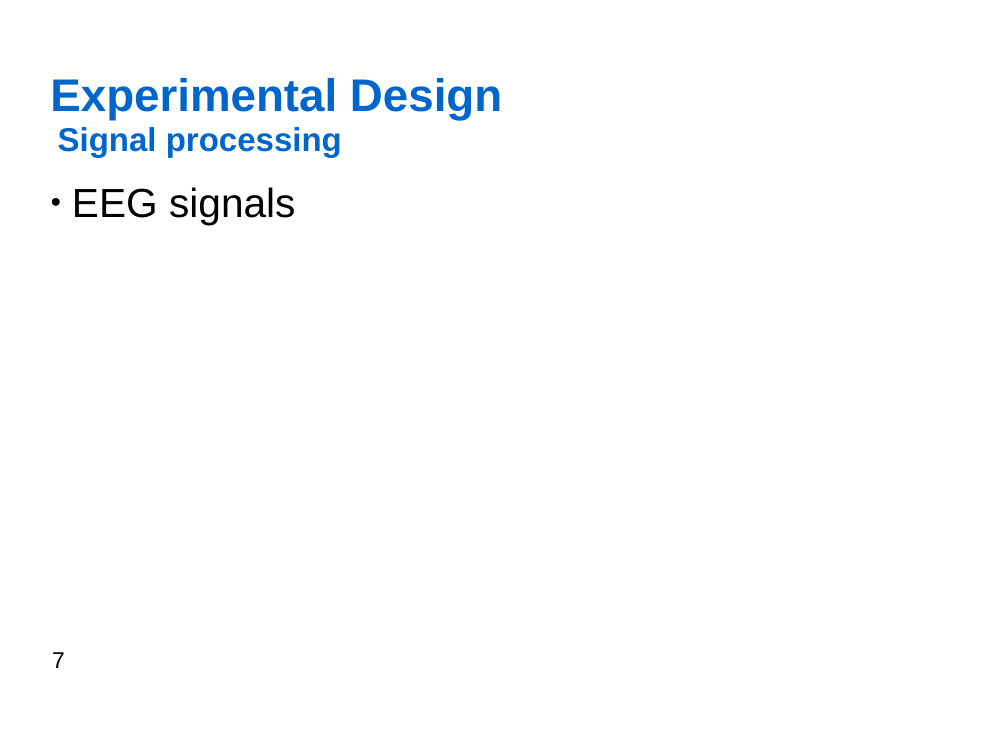
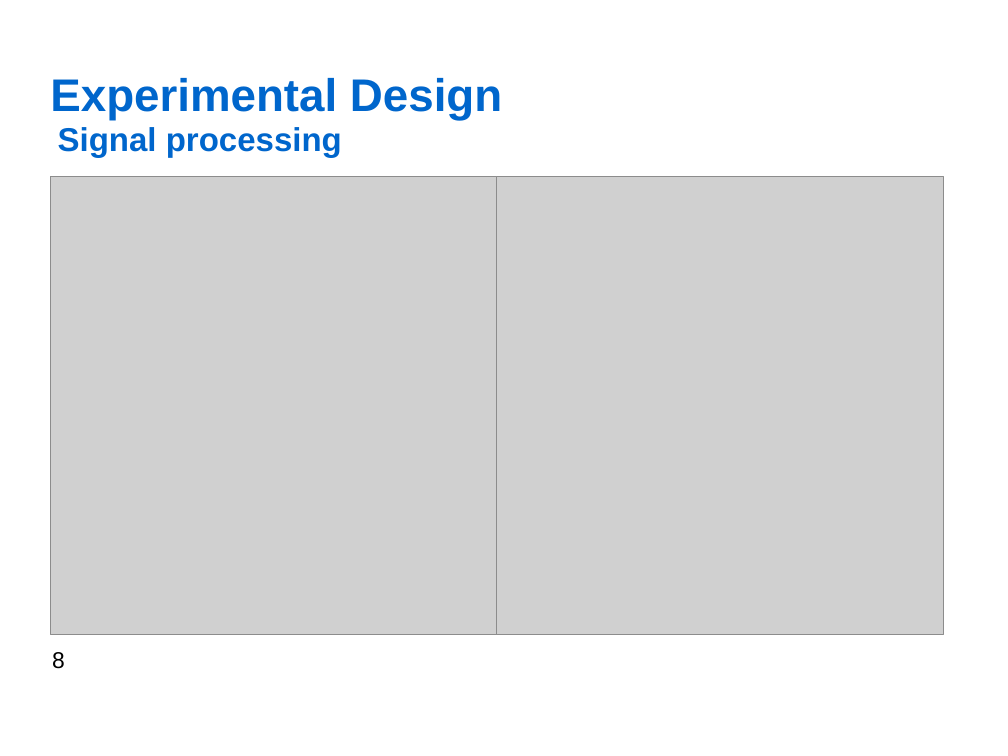
Before and after one commit to jfedjaev/NSTresearchPractice, a slide deck: slide 8 of Report/Presentation/Fedjaev_ResearchPractice.odp (slide 7 before the commit). Drawn at 1008x756 pixels with LibreOffice and Linux fonts; fonts in the diff are those of the drawing; grey boxes stand for pictures; background and template pictures are left out. Boxes give left, top, right and bottom in pixels: in the first picture for what was removed or moved away, otherwise in the second. Text is boxed around its words. In the diff, an @@ line names an element or a change of style, - is before the commit and + after.

```diff
--- a/Report/Presentation/Fedjaev_ResearchPractice.odp
+++ b/Report/Presentation/Fedjaev_ResearchPractice.odp
@@ picture added at (50,177,497,635) @@
@@ picture added at (497,177,943,635) @@
@@ text removed at (72,187,295,225) @@
-● EEG signals
@@ page number at (52,652,65,669): text changed @@
-7
+8
```
Also in this commit, not shown: 5 other slides changed, 5 slides added, 3 slides removed, 7 other files.
